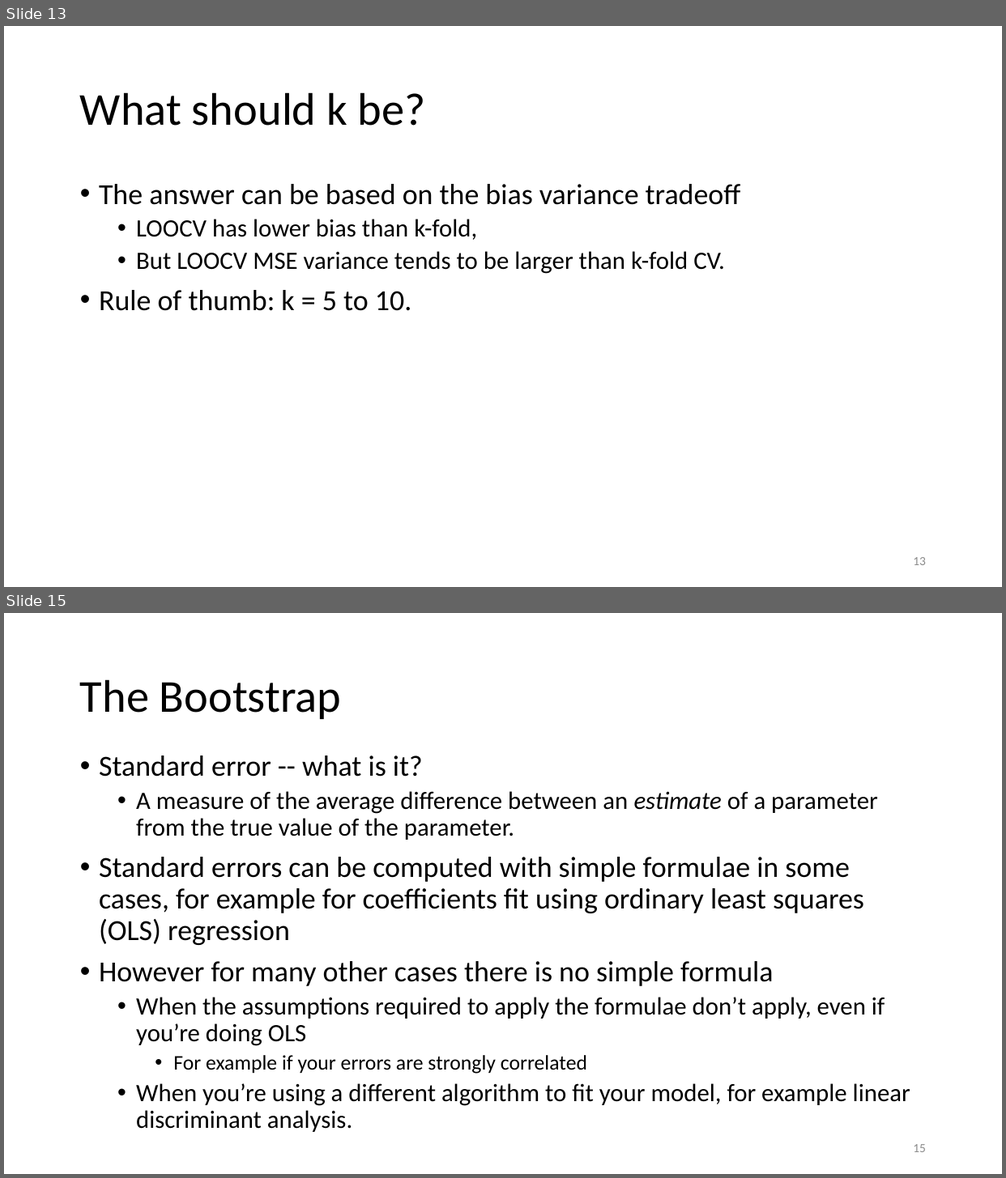
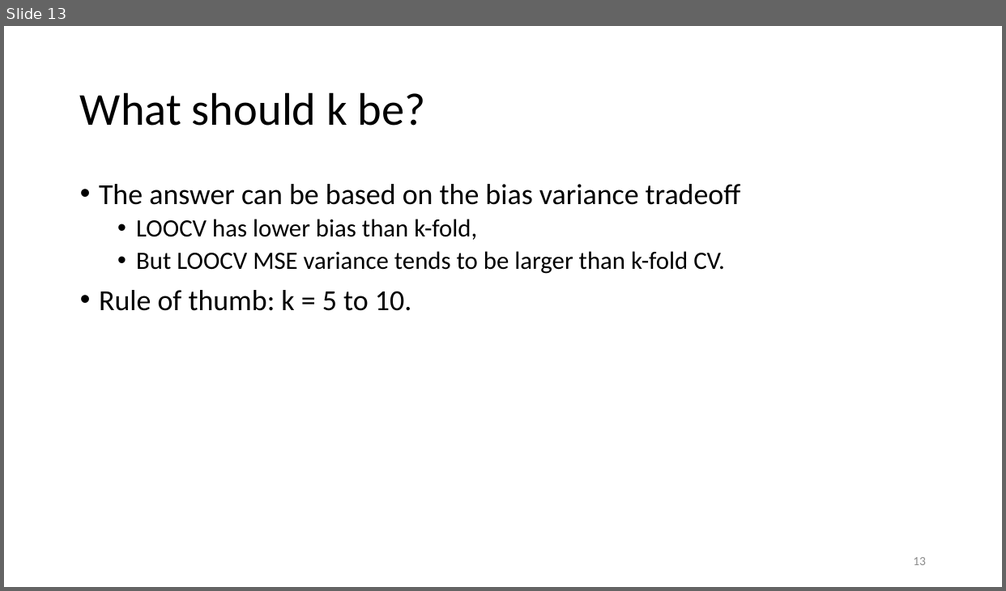
Before and after one commit to joshasuncion/ER-190C, a slide deck: lecture/Lecture 18 October 23/18 resampling.pptx. Shown one above the other, each under a label of ours: slides 13 and 15 before the commit, slide 13 after it; the slides between them are not shown. The pictures are 1006x1178 and 1006x591 pixels, drawn with LibreOffice and Linux fonts; fonts in the diff are those of the drawing. Boxes give left, top, right and bottom in pixels: in the first picture for what was removed or moved away, otherwise in the second. Text is boxed around its words. In the diff, an @@ line names an element or a change of style, - is before the commit and + after.

```diff
--- a/lecture/Lecture 18 October 23/18 resampling.pptx
+++ b/lecture/Lecture 18 October 23/18 resampling.pptx
@@ slide 15 removed at <box>4,613,1002,1174</box>, background #FFFFFF @@
@@ title removed at <box>80,679,342,719</box> @@
-The Bootstrap
@@ text removed at <box>99,756,910,1132</box> @@
-• Standard error -- what is it?
-  • A measure of the average difference between an estimate of a parameter from the true value of the parameter.
-• Standard errors can be computed with simple formulae in some cases, for example for coefficients fit using ordinary least squares (OLS) regression
-• However for many other cases there is no simple formula
-  • When the assumptions required to apply the formulae don’t apply, even if you’re doing OLS
-    • For example if your errors are strongly correlated
-  • When you’re using a different algorithm to fit your model, for example linear discriminant analysis.
@@ page number removed at <box>913,1144,926,1152</box> @@
-15
```
Also in this commit, not shown: 1 slide changed, 4 other slides removed, 2 other files.
